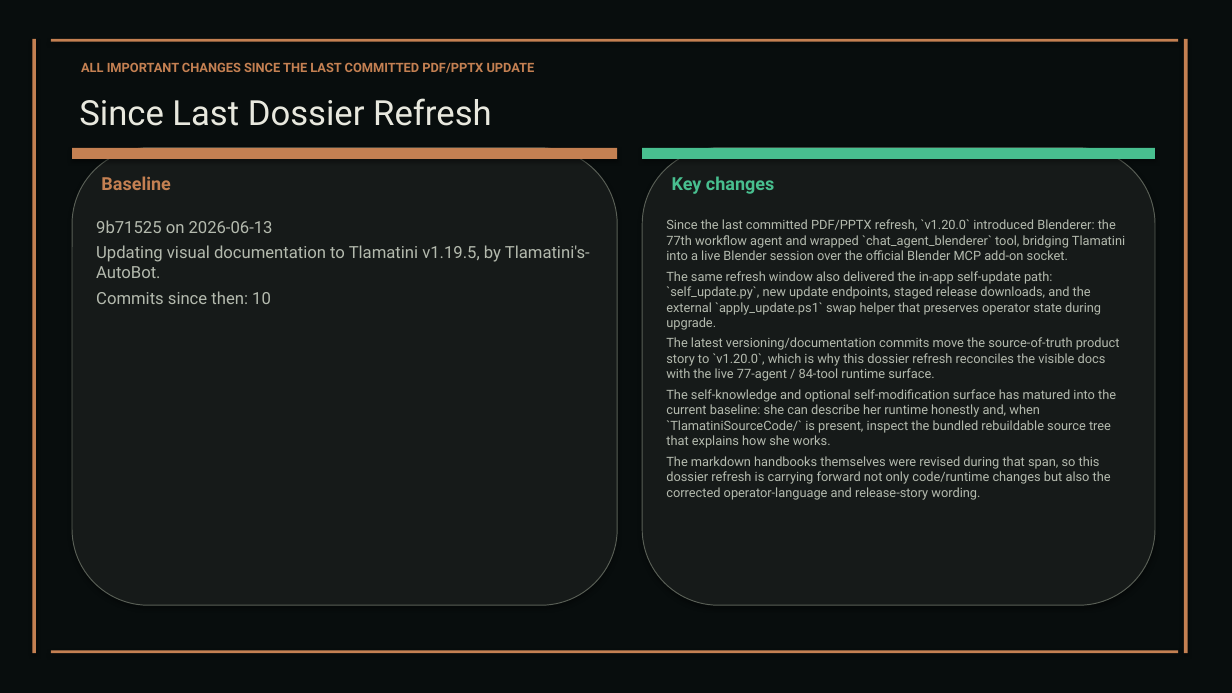
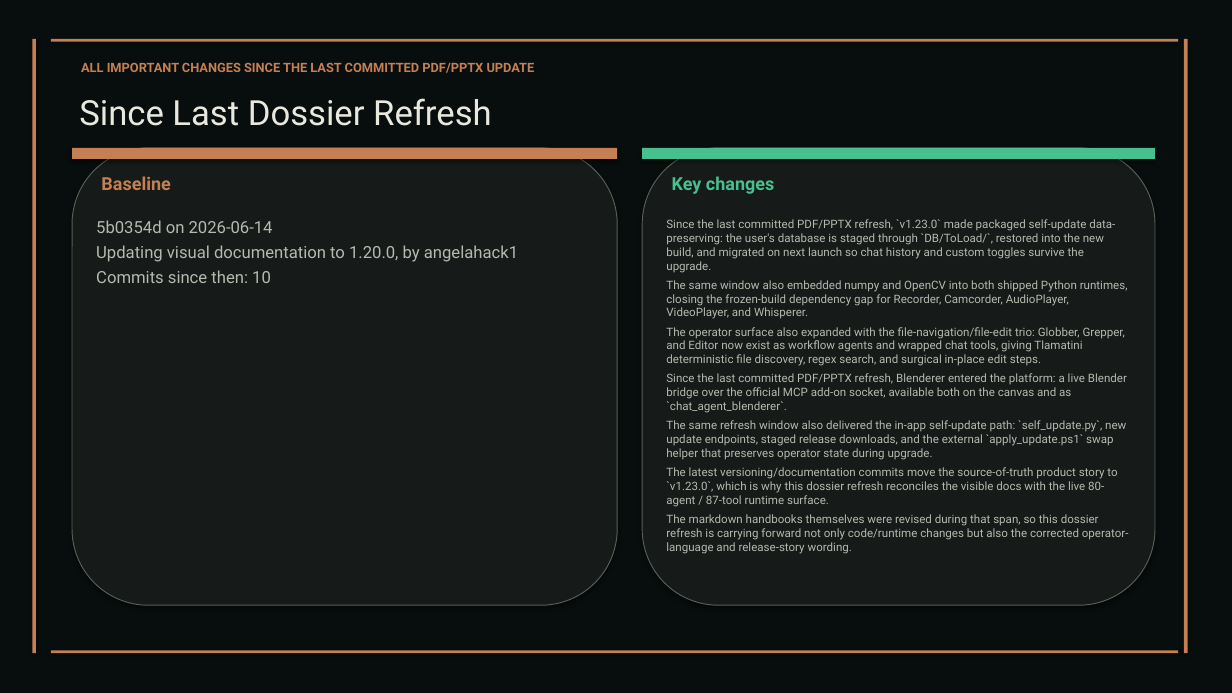
Before and after one commit to XAIHT/Tlamatini, a slide deck: slide 59 of Tlamatini_eXtended_Artificial_Intelligence_Humanly_Tempered.pptx. Drawn at 1232x693 pixels with LibreOffice and Linux fonts; fonts in the diff are those of the drawing. Boxes give left, top, right and bottom in pixels: in the first picture for what was removed or moved away, otherwise in the second. Text is boxed around its words. In the diff, an @@ line names an element or a change of style, - is before the commit and + after.

Commit message:
Update of documentation md and visual, by Tlamatini's-AutoBot.

```diff
--- a/Tlamatini_eXtended_Artificial_Intelligence_Humanly_Tempered.pptx
+++ b/Tlamatini_eXtended_Artificial_Intelligence_Humanly_Tempered.pptx
@@ text at box(96, 220, 518, 262): text changed @@
-9b71525 on 2026-06-13
-Updating visual documentation to Tlamatini v1.19.5, by Tlamatini's-AutoBot.
+5b0354d on 2026-06-14
+Updating visual documentation to 1.20.0, by angelahack1
@@ text at box(666, 219, 1128, 413): text changed; size 10 to 9 pt @@
-Since the last committed PDF/PPTX refresh, `v1.20.0` introduced Blenderer: the 77th workflow agent and wrapped `chat_agent_blenderer` tool, bridging Tlamatini into a live Blender session over the official Blender MCP add-on socket.
+Since the last committed PDF/PPTX refresh, `v1.23.0` made packaged self-update data-preserving: the user's database is staged through `DB/ToLoad/`, restored into the new build, and migrated on next launch so chat history and custom toggles survive the upgrade.
+The same window also embedded numpy and OpenCV into both shipped Python runtimes, closing the frozen-build dependency gap for Recorder, Camcorder, AudioPlayer, VideoPlayer, and Whisperer.
+The operator surface also expanded with the file-navigation/file-edit trio: Globber, Grepper, and Editor now exist as workflow agents and wrapped chat tools, giving Tlamatini deterministic file discovery, regex search, and surgical in-place edit steps.
+Since the last committed PDF/PPTX refresh, Blenderer entered the platform: a live Blender bridge over the official MCP add-on socket, available both on the canvas and as `chat_agent_blenderer`.
@@ text at box(666, 420, 1129, 554): size 10 to 9 pt in "The same refresh window also delivered the ...", "The markdown handbooks themselves were revised during ..." @@
@@ text at box(666, 467, 1117, 507): text changed; size 10 to 9 pt @@
-The latest versioning/documentation commits move the source-of-truth product story to `v1.20.0`, which is why this dossier refresh reconciles the visible docs with the live 77-agent / 84-tool runtime surface.
-The self-knowledge and optional self-modification surface has matured into the current baseline: she can describe her runtime honestly and, when `TlamatiniSourceCode/` is present, inspect the bundled rebuildable source tree that explains how she works.
+The latest versioning/documentation commits move the source-of-truth product story to `v1.23.0`, which is why this dossier refresh reconciles the visible docs with the live 80-agent / 87-tool runtime surface.
```
Also in this commit, not shown: 60 other slides changed, 3 slides added, 6 other files.
